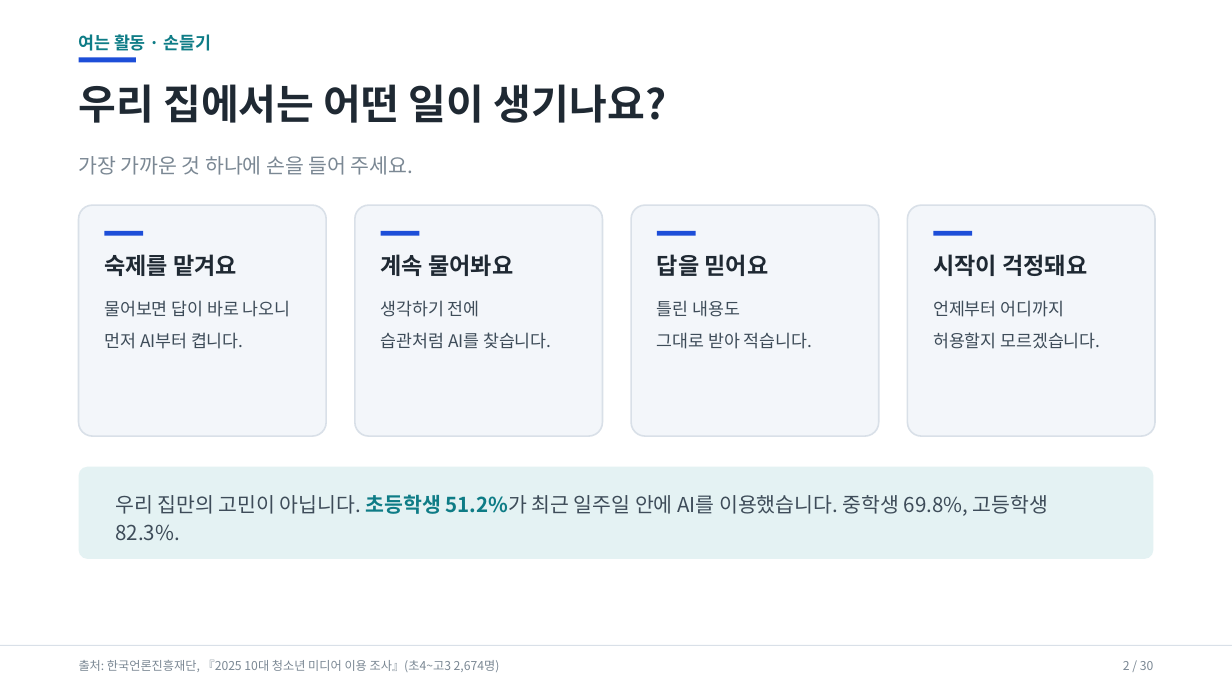
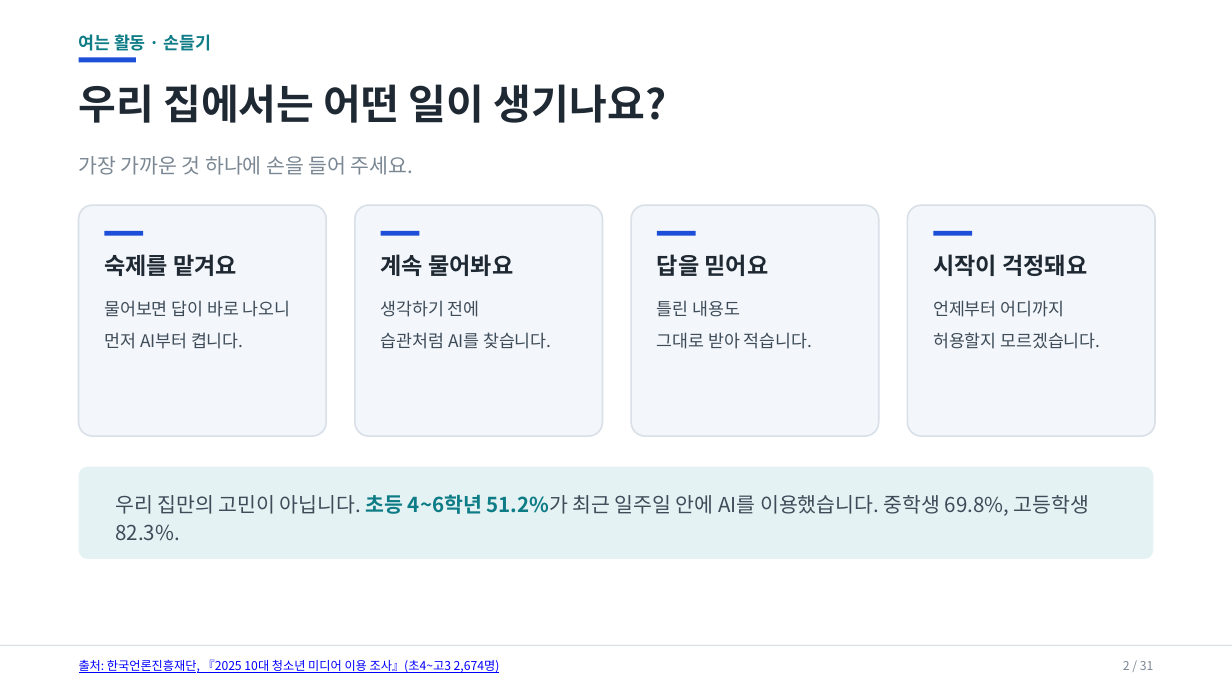
Before and after one commit to superynr/-, a slide deck: slide 2 of parent-ai-training/AI시대_학부모연수_20260917.pptx. Drawn at 1232x693 pixels with LibreOffice and Linux fonts; fonts in the diff are those of the drawing. Boxes give left, top, right and bottom in pixels: in the first picture for what was removed or moved away, otherwise in the second. Text is boxed around its words. In the diff, an @@ line names an element or a change of style, - is before the commit and + after.

```diff
--- a/parent-ai-training/AI시대_학부모연수_20260917.pptx
+++ b/parent-ai-training/AI시대_학부모연수_20260917.pptx
@@ text at <box>115,494,1089,541</box>: text changed @@
-우리 집만의 고민이 아닙니다. 초등학생 51.2%가 최근 일주일 안에 AI를 이용했습니다. 중학생 69.8%, 고등학생 82.3%.
+우리 집만의 고민이 아닙니다. 초등 4~6학년 51.2%가 최근 일주일 안에 AI를 이용했습니다. 중학생 69.8%, 고등학생 82.3%.
@@ text "출처: 한국언론진흥재단, 『2025 10대 청소년 ..." at <box>79,659,500,673</box>: text colour #7B8894 to #0000FF, underline on @@
@@ text at <box>1123,661,1154,670</box>: text changed @@
-2 / 30
+2 / 31
```
Also in this commit, not shown: 29 other slides changed, 1 slide added, 7 other files.
